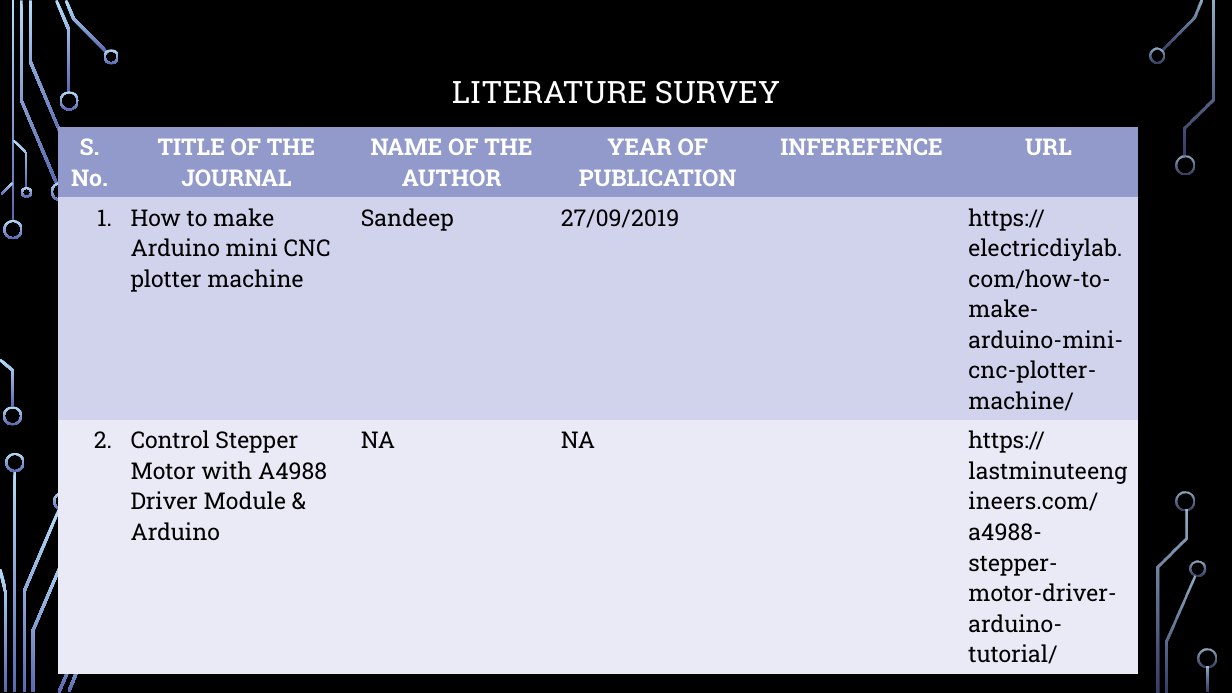
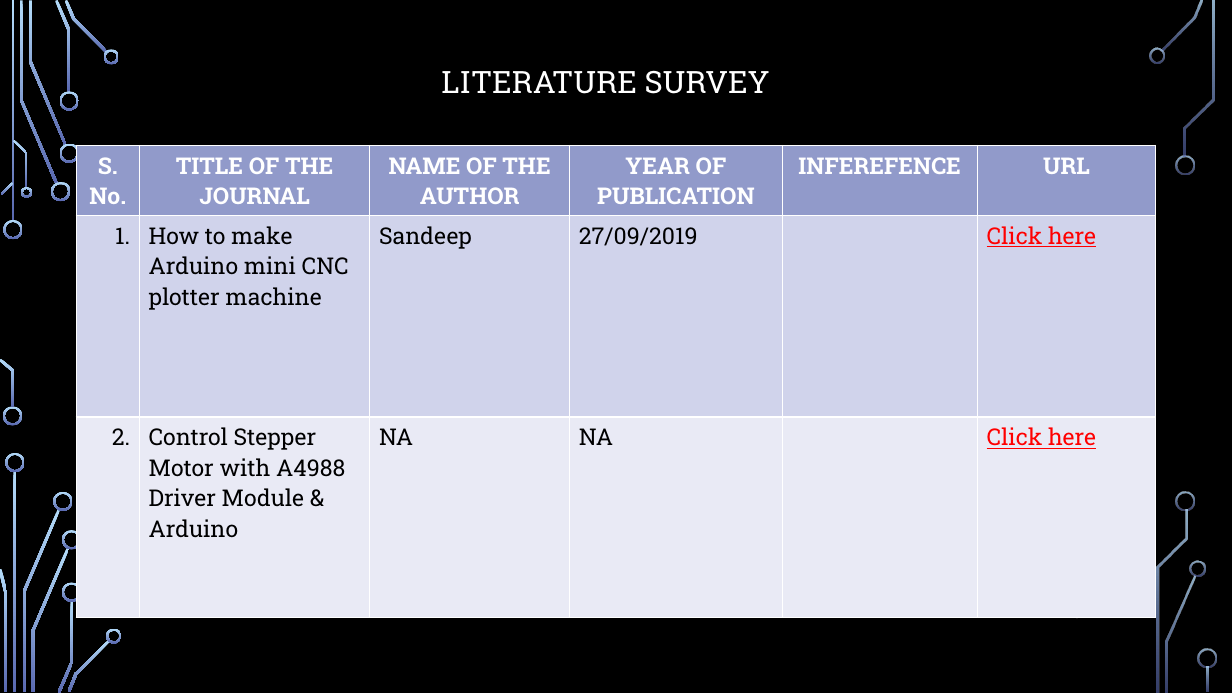
Before and after one commit to kasi2809/plotter_mini_rceg, a slide deck: slide 3 of automated_soldering_machine.pptx. Drawn at 1232x693 pixels with LibreOffice and Linux fonts; fonts in the diff are those of the drawing; background and template pictures are left out. Boxes give left, top, right and bottom in pixels: in the first picture for what was removed or moved away, otherwise in the second. Text is boxed around its words. In the diff, an @@ line names an element or a change of style, - is before the commit and + after.

```diff
--- a/automated_soldering_machine.pptx
+++ b/automated_soldering_machine.pptx
@@ text "LITERATURE SURVEY": place and size @@
-text "LITERATURE SURVEY" at box(452, 80, 780, 104)
+text "LITERATURE SURVEY" at box(441, 70, 770, 94)
@@ table at box(76, 145, 1155, 613) @@
-row 2, column 6: https://electricdiylab.com/how-to-make-arduino-mini-cnc-plotter-machine/
+row 2, column 6: Click here
-row 3, column 6: https://lastminuteengineers.com/a4988-stepper-motor-driver-arduino-tutorial/
+row 3, column 6: Click here
@@ borders changed @@
@@ table: place and size @@
-table at box(58, 127, 1138, 668)
+table at box(76, 145, 1155, 613)
```
Also in this commit, not shown: 3 other slides changed.
